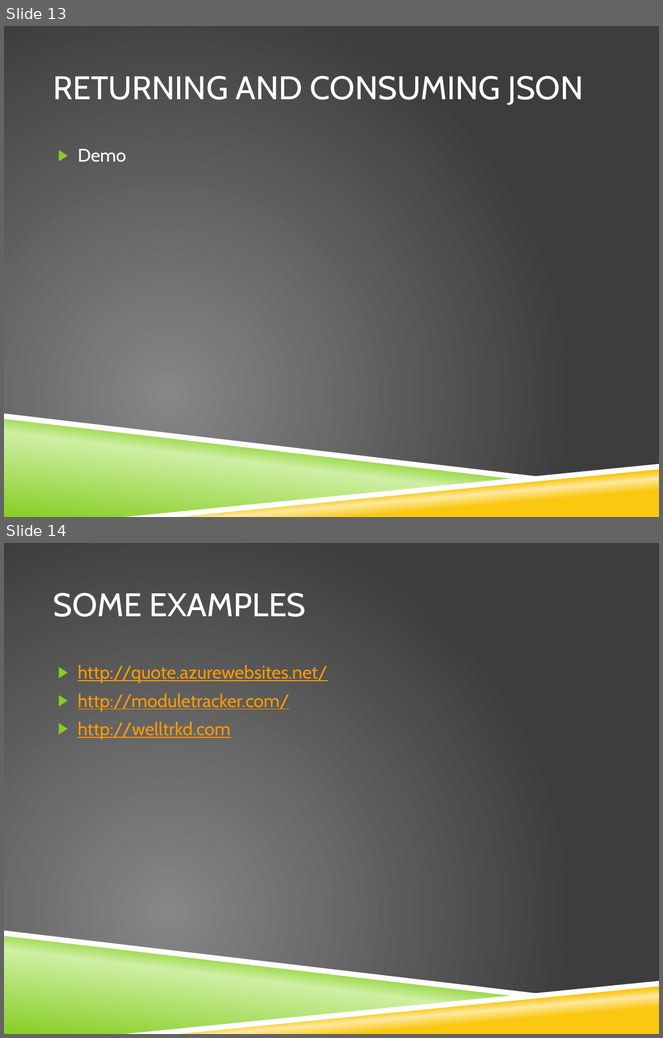
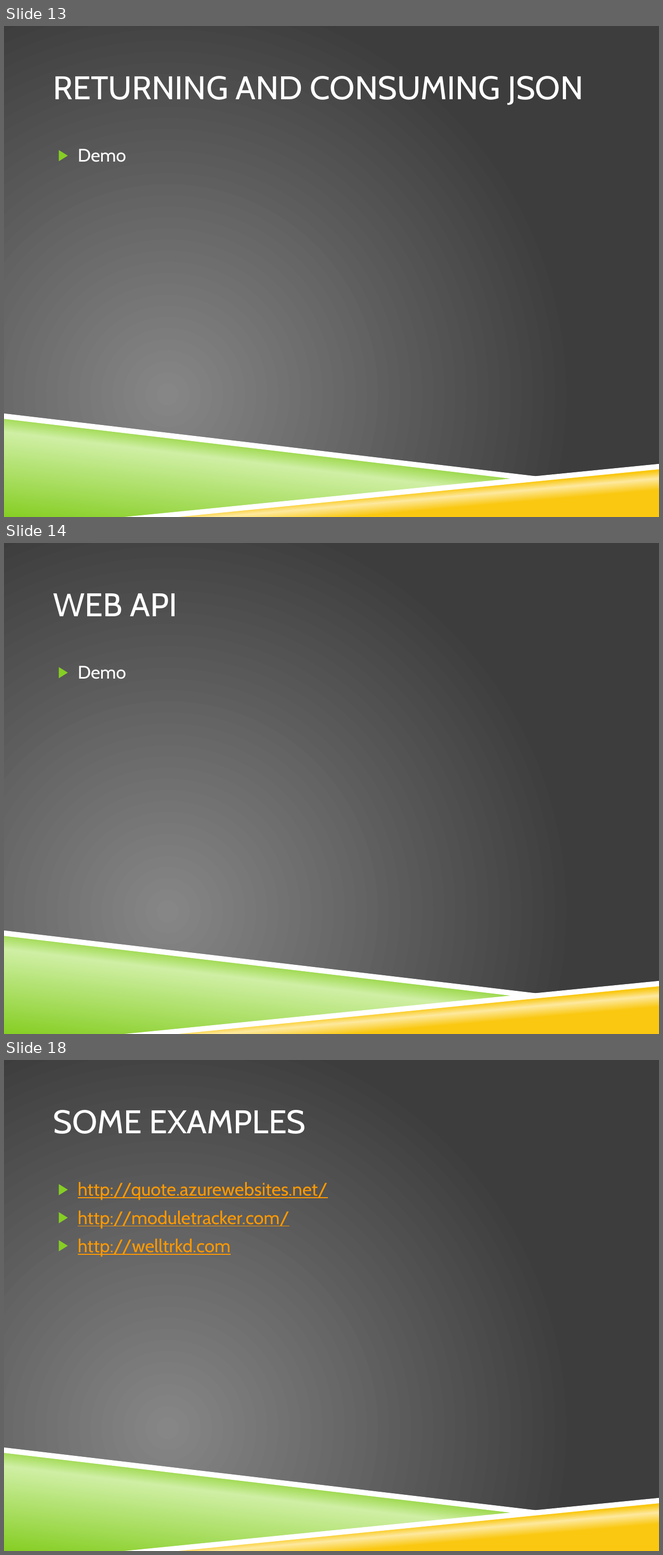
Before and after one commit to stimms/SinglePageApplications, a slide deck: Building Single page applications.pptx. Shown one above the other, each under a label of ours: slides 13 and 14 before the commit, slides 13, 14 and 18 after it; the slides between them are not shown. The pictures are 663x1038 and 663x1555 pixels, drawn with LibreOffice and Linux fonts; fonts in the diff are those of the drawing; background and template pictures are left out. Boxes give left, top, right and bottom in pixels: in the first picture for what was removed or moved away, otherwise in the second. Text is boxed around its words. In the diff, an @@ line names an element or a change of style, - is before the commit and + after.

Commit message:
Adding some fleshing out to the knockout demo

```diff
--- a/Building Single page applications.pptx
+++ b/Building Single page applications.pptx
@@ slide 14 added at (x1=4, y1=543, x2=659, y2=1034), background picture (left out); not listed: 4 template elements that a slide beside it also shows @@
@@ title added at (x1=53, y1=593, x2=177, y2=616), 36 pt, text #FFFFFF @@
+WEB API
@@ text added at (x1=78, y1=666, x2=126, y2=679), 20 pt, text #FFFFFF @@
+▶ Demo
@@ what was slide 14 is now slide 18 @@
```
Also in this commit, not shown: 1 slide changed, 4 other slides added, 11 other files.
